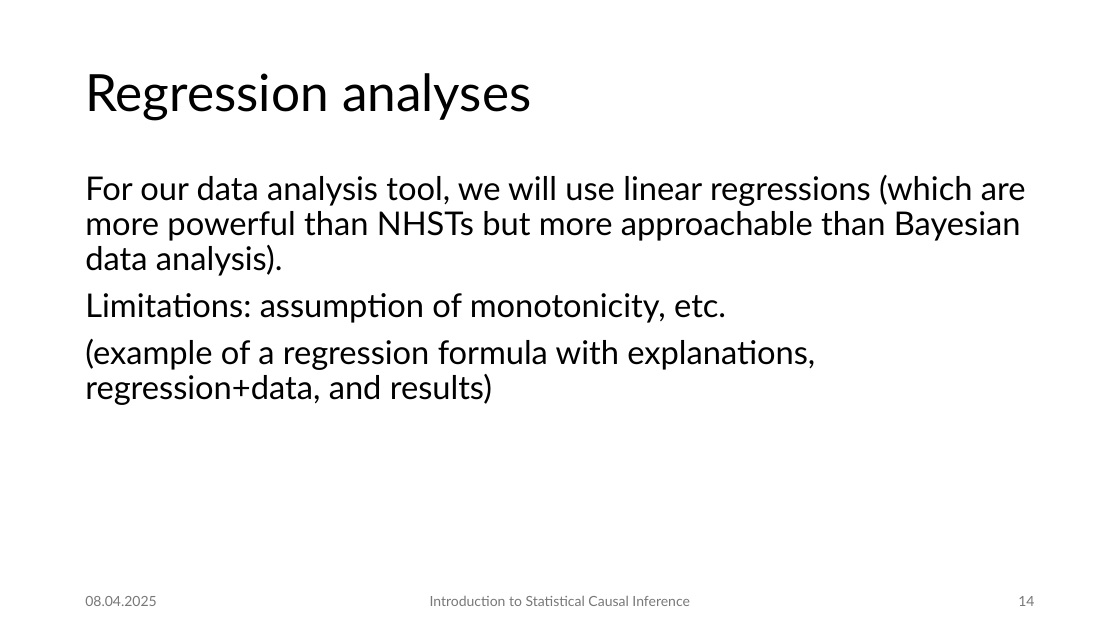
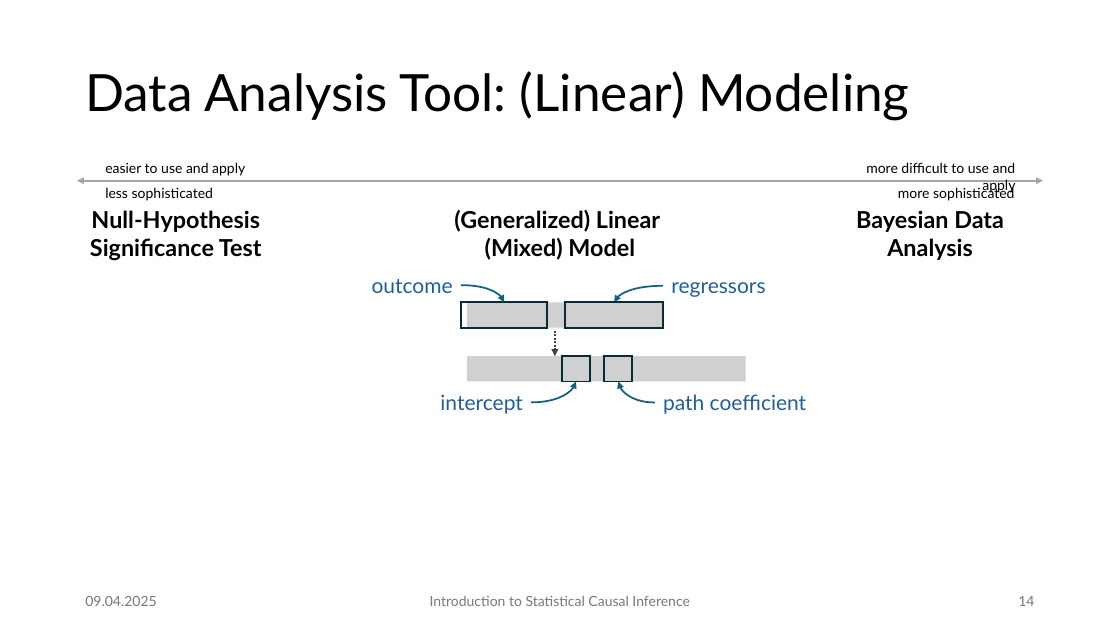
Before and after one commit to JulianFrattini/bda4sci, a slide deck: slide 14 of version2/slides/intro-sci.pptx. Drawn at 1120x630 pixels with LibreOffice and Linux fonts; fonts in the diff are those of the drawing; grey boxes stand for pictures. Boxes give left, top, right and bottom in pixels: in the first picture for what was removed or moved away, otherwise in the second. Text is boxed around its words. In the diff, an @@ line names an element or a change of style, - is before the commit and + after.

Commit message:
Added simulation example

```diff
--- a/version2/slides/intro-sci.pptx
+++ b/version2/slides/intro-sci.pptx
@@ title at (x1=85, y1=71, x2=910, y2=120): text changed @@
-Regression analyses
+Data Analysis Tool: (Linear) Modeling
@@ text removed at (x1=85, y1=175, x2=1026, y2=405) @@
-For our data analysis tool, we will use linear regressions (which are more powerful than NHSTs but more approachable than Bayesian data analysis).
-Limitations: assumption of monotonicity, etc.
-(example of a regression formula with explanations, regression+data, and results)
@@ text added at (x1=105, y1=162, x2=245, y2=176), 12 pt, text #000000 @@
+easier to use and apply
@@ text added at (x1=866, y1=162, x2=1016, y2=193), 12 pt, text #000000 @@
+more difficult to use and apply
@@ double arrow added from (77, 181) to (1044, 181), #A6A6A6 1.5 pt @@
@@ text added at (x1=105, y1=187, x2=213, y2=201), 12 pt, text #000000 @@
+less sophisticated
@@ text added at (x1=898, y1=186, x2=1014, y2=201), 12 pt, text #000000 @@
+more sophisticated
@@ text added at (x1=90, y1=210, x2=262, y2=261), 20 pt, text #000000, bold @@
+Null-Hypothesis
+Significance Test
@@ text added at (x1=454, y1=210, x2=660, y2=260), 20 pt, text #000000, bold @@
+(Generalized) Linear
+(Mixed) Model
@@ text added at (x1=856, y1=210, x2=1004, y2=260), 20 pt, text #000000, bold @@
+Bayesian Data
+Analysis
@@ text added at (x1=372, y1=279, x2=453, y2=293), 18 pt, text #215F9A @@
+outcome
@@ curved arrow added from (461, 285) to (504, 302), #156082 1.5 pt @@
@@ curved arrow added from (663, 286) to (614, 302), #156082 1.5 pt @@
@@ text added at (x1=671, y1=282, x2=765, y2=297), 18 pt, text #215F9A @@
+regressors
@@ rectangle added at (x1=461, y1=302, x2=547, y2=328), outline #092A39 1.5 pt @@
@@ picture added at (x1=467, y1=302, x2=663, y2=328) @@
@@ rectangle added at (x1=565, y1=302, x2=664, y2=328), outline #092A39 1.5 pt @@
@@ picture added at (x1=467, y1=356, x2=746, y2=381) @@
@@ arrow added from (555, 331) to (555, 356), #404040 1.5 pt dashed @@
@@ rectangle added at (x1=562, y1=356, x2=591, y2=381), outline #092A39 1.5 pt @@
@@ rectangle added at (x1=604, y1=356, x2=633, y2=381), outline #092A39 1.5 pt @@
@@ curved arrow added from (531, 402) to (576, 381), #156082 1.5 pt @@
@@ curved arrow added from (655, 402) to (618, 381), #156082 1.5 pt @@
@@ text added at (x1=440, y1=394, x2=522, y2=414), 18 pt, text #215F9A @@
+intercept
@@ text added at (x1=663, y1=394, x2=807, y2=414), 18 pt, text #215F9A @@
+path coefficient
@@ text at (x1=85, y1=596, x2=156, y2=606): text changed @@
-08.04.2025
+09.04.2025
```
Also in this commit, not shown: 42 other slides changed, 4 other files.
